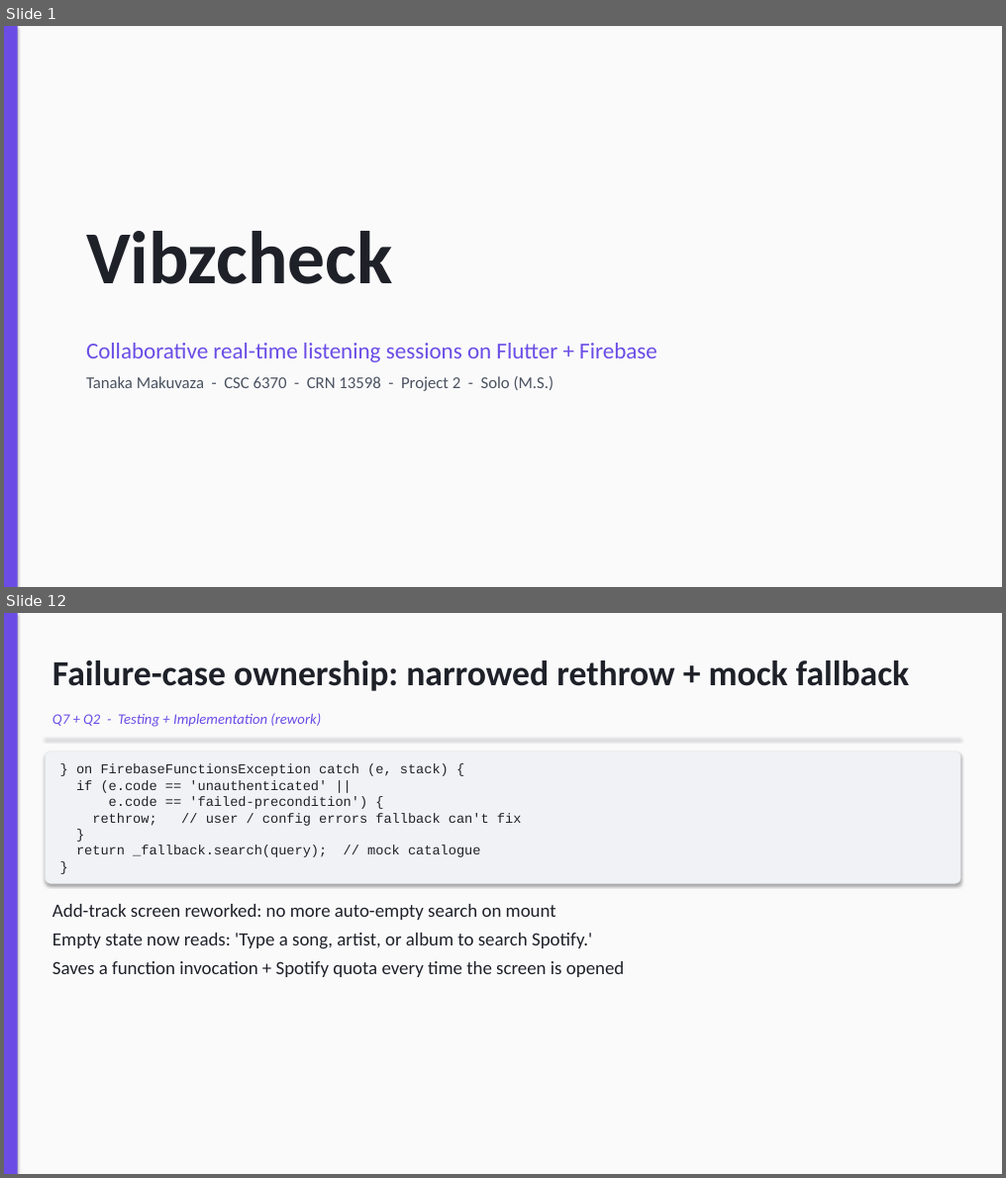
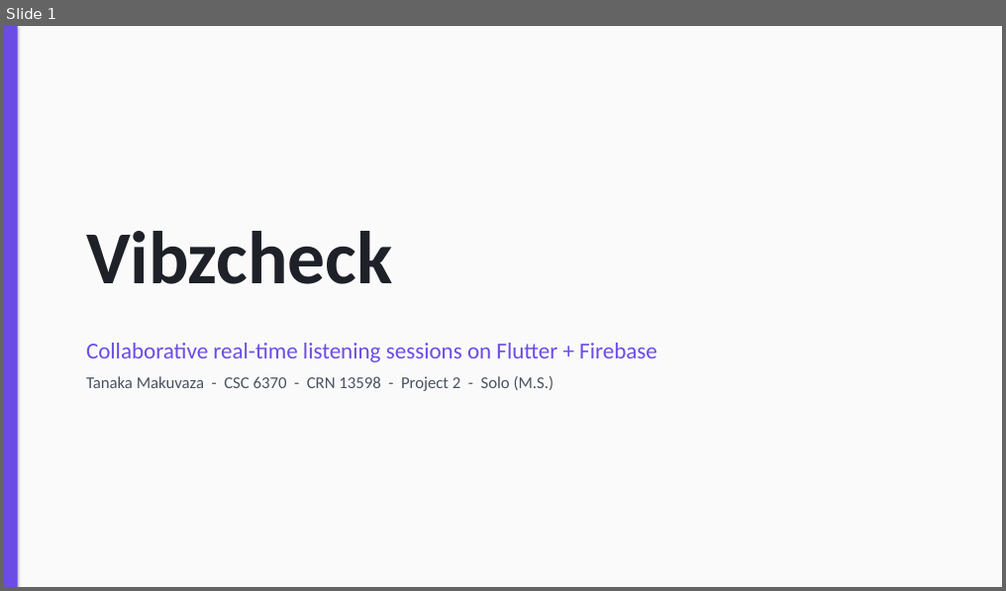
Before and after one commit to Tmaku18/vibzcheck-project2, a slide deck: submission/Vibzcheck_Presentation.pptx. Shown one above the other, each under a label of ours: slides 1 and 12 before the commit, slide 1 after it; the slides between them are not shown. The pictures are 1006x1178 and 1006x591 pixels, drawn with LibreOffice and Linux fonts; fonts in the diff are those of the drawing. Boxes give left, top, right and bottom in pixels: in the first picture for what was removed or moved away, otherwise in the second. Text is boxed around its words. In the diff, an @@ line names an element or a change of style, - is before the commit and + after.

Commit message:
docs(presentation): rewrite all slide text in plain conversational English while keeping important code examples (rules, transaction, index, error mapping)

```diff
--- a/submission/Vibzcheck_Presentation.pptx
+++ b/submission/Vibzcheck_Presentation.pptx
@@ slide 12 removed at (4, 613, 1002, 1174), background #FFFFFF @@
@@ rectangle removed at (4, 613, 1002, 1174) @@
@@ rectangle removed at (4, 613, 18, 1174) @@
@@ text removed at (53, 661, 909, 691) @@
-Failure-case ownership: narrowed rethrow + mock fallback
@@ text removed at (53, 713, 321, 727) @@
-Q7 + Q2 - Testing + Implementation (rework)
@@ line removed from (46, 738) to (960, 738) @@
@@ rounded rectangle removed at (46, 752, 960, 884) @@
-} on FirebaseFunctionsException catch (e, stack) {
-if (e.code == 'unauthenticated' ||
-e.code == 'failed-precondition') {
-rethrow; // user / config errors fallback can't fix
-}
-return _fallback.search(query); // mock catalogue
-}
@@ text removed at (53, 904, 624, 977) @@
-Add-track screen reworked: no more auto-empty search on mount
-Empty state now reads: 'Type a song, artist, or album to search Spotify.'
-Saves a function invocation + Spotify quota every time the screen is opened
```
Also in this commit, not shown: 11 slides changed, 6 slides added, 5 other slides removed, 1 other file.
